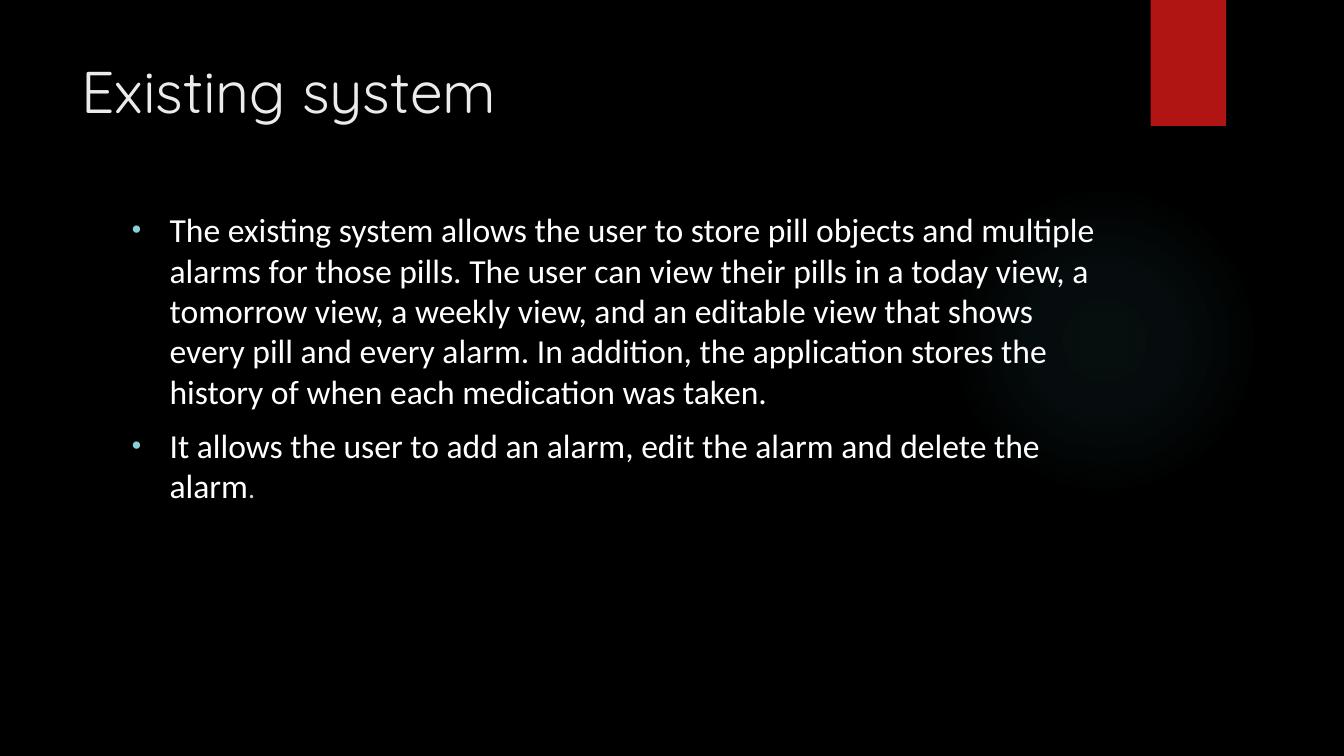
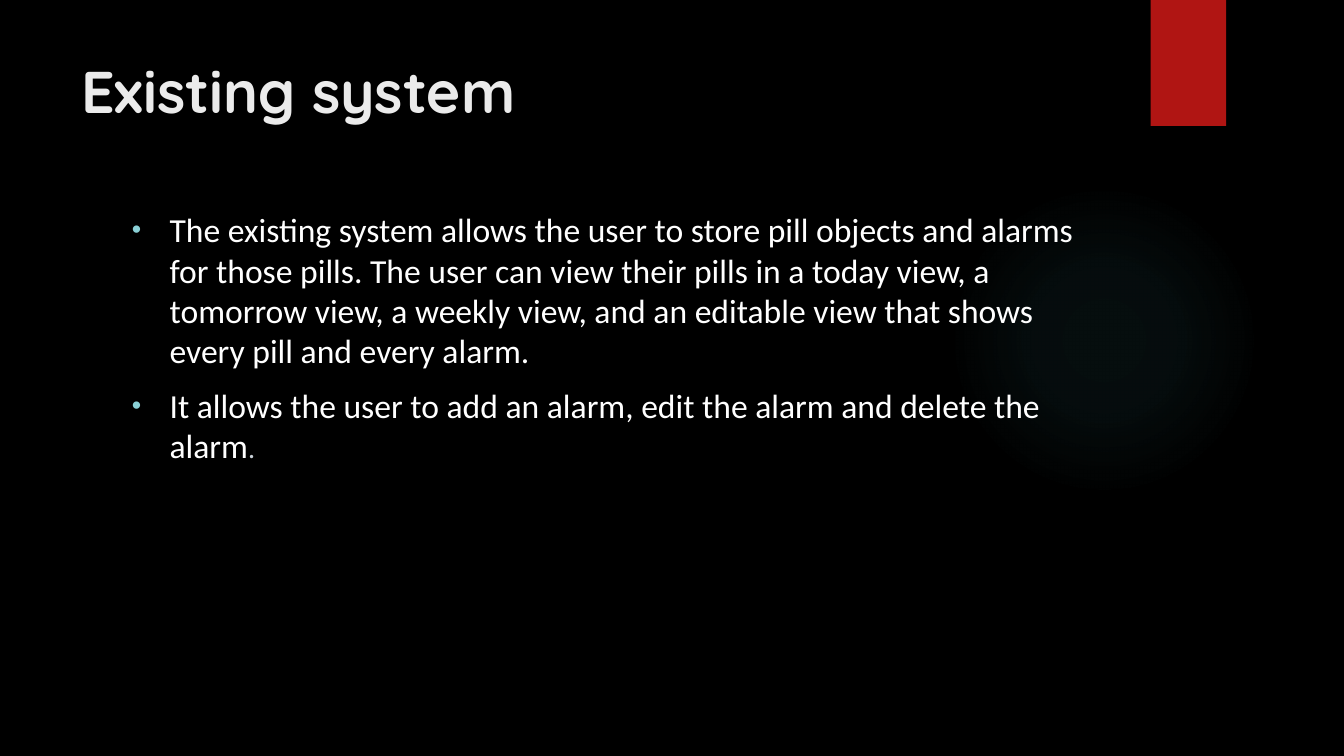
Before and after one commit to Harsha-1-pillai/MAIN_PROJECT, a slide deck: slide 6 of review.pptx. Drawn at 1344x756 pixels with LibreOffice and Linux fonts; fonts in the diff are those of the drawing; background and template pictures are left out. Boxes give left, top, right and bottom in pixels: in the first picture for what was removed or moved away, otherwise in the second. Text is boxed around its words. In the diff, an @@ line names an element or a change of style, - is before the commit and + after.

```diff
--- a/review.pptx
+++ b/review.pptx
@@ title "Existing system" at (81, 70, 516, 125): bold on @@
@@ text at (170, 218, 1073, 369): text changed @@
-• The existing system allows the user to store pill objects and multiple alarms for those pills. The user can view their pills in a today view, a tomorrow view, a weekly view, and an editable view that shows every pill and every alarm. In addition, the application stores the history of when each medication was taken.
+• The existing system allows the user to store pill objects and alarms for those pills. The user can view their pills in a today view, a tomorrow view, a weekly view, and an editable view that shows every pill and every alarm.
```
Also in this commit, not shown: 8 other slides changed, 8 slides added.
